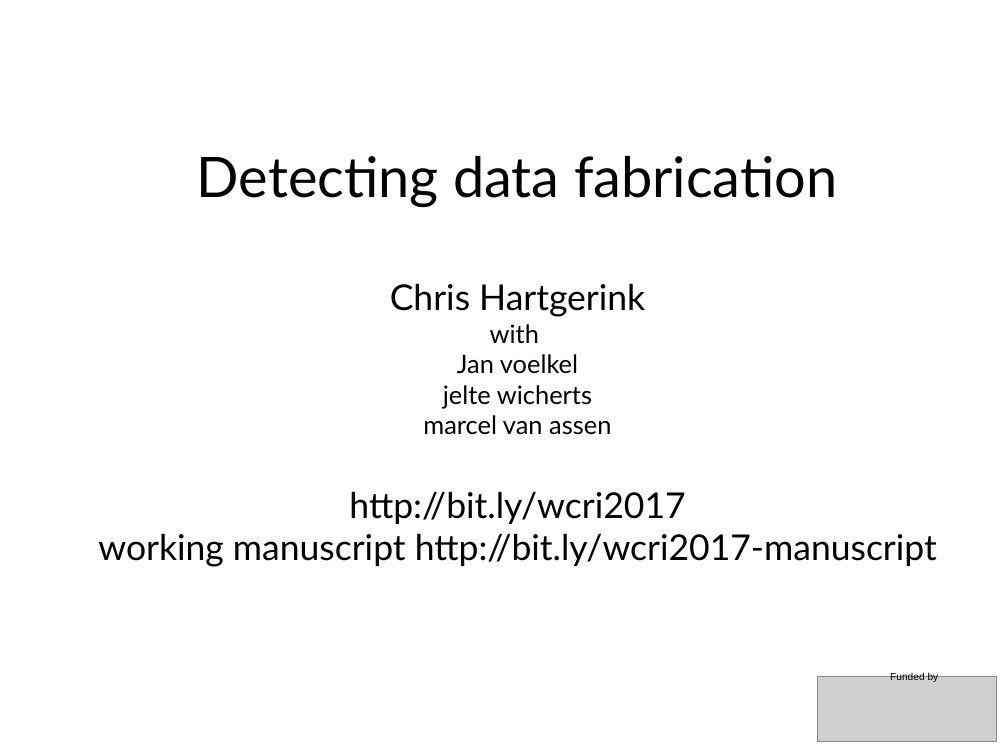
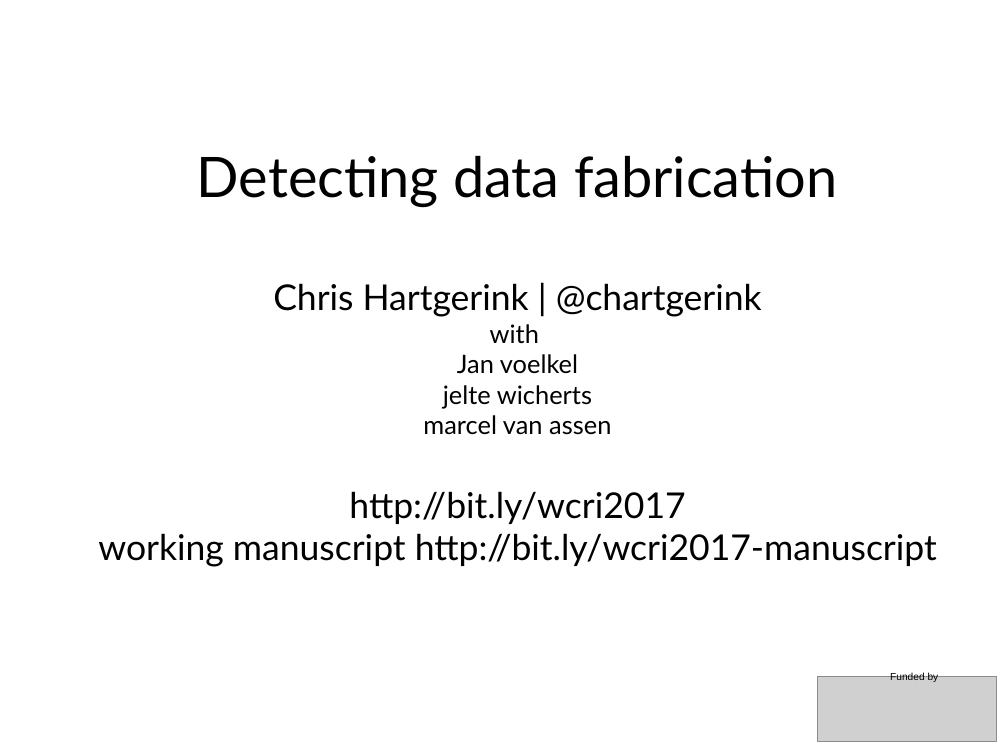
Before and after one commit to chartgerink/talks, a slide deck: slide 1 of 2016_2017/20170531wcri/presentation.odp. Drawn at 1008x756 pixels with LibreOffice and Linux fonts; fonts in the diff are those of the drawing; grey boxes stand for pictures. Boxes give left, top, right and bottom in pixels: in the first picture for what was removed or moved away, otherwise in the second. Text is boxed around its words. In the diff, an @@ line names an element or a change of style, - is before the commit and + after.

```diff
--- a/2016_2017/20170531wcri/presentation.odp
+++ b/2016_2017/20170531wcri/presentation.odp
@@ title at [98, 156, 937, 567]: text changed @@
-Detecting data fabrication
-Chris Hartgerink
-with
-Jan voelkel
-jelte wicherts
-marcel van assen
-http://bit.ly/wcri2017
-working manuscript http://bit.ly/wcri2017-manuscript
+Detecting data fabrication
+Chris Hartgerink | @chartgerink
+with
+Jan voelkel
+jelte wicherts
+marcel van assen
+http://bit.ly/wcri2017
+working manuscript http://bit.ly/wcri2017-manuscript
```
Also in this commit, not shown: 10 other slides changed, 1 other file.
